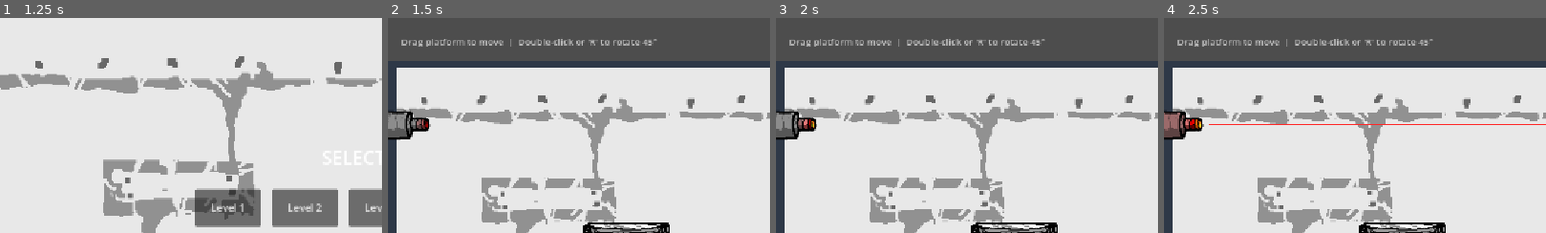
Above: before the commit, frames 1-4 (left to right).
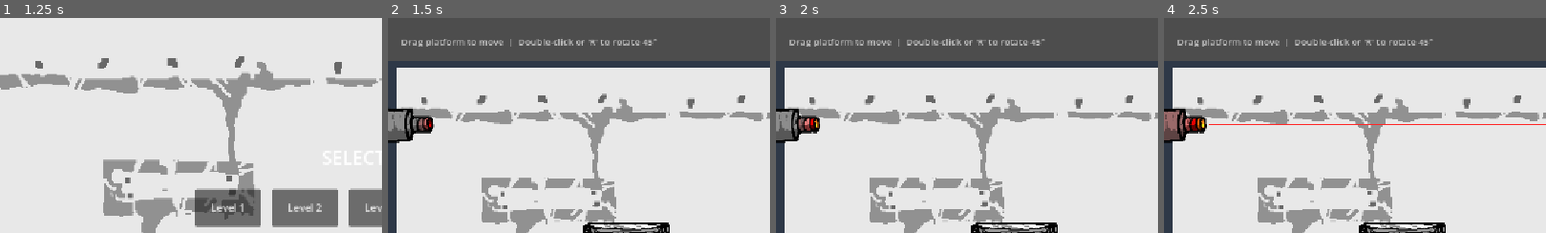
Above: after the commit, the same moments.

Repository: skbidisigma1/haven-game
Game: Godot game, scene res://scenes/main_menu.tscn
Same seed, same stepped clock (60 frames per second), same inputs: the game is played once before the commit and once after it.
Inputs:
- Up to frame 1 (1.25 s): click "Play" at 0.5 s
- Up to frame 2 (1.5 s): click "Level 1" at 1.25 s
- Up to frame 3 (2 s): no input
- Up to frame 4 (2.5 s): click "GO" at 2 s
The pictures show only the part of the screen within x 0-50%, y 0-50%; the shares and areas given below are measured in that part.

Frame 1 is identical in both runs. In frame 2, 0.9% of the frame differs, in the area x 0-13%, y 41-59%; in frame 3, 0.8%; in frame 4, 0.9%.

Commit message:
Fixed First 5 Levels
Next 5 should be dependant on new glass mechanic, its too easy so far

Diff:
--- a/scenes/laser_gun.tscn
+++ b/scenes/laser_gun.tscn
@@ -60,6 +60,7 @@
 default_color = Color(1, 0.15, 0.15, 1)
 
 [node name="AnimatedSprite2D" type="AnimatedSprite2D" parent="." unique_id=1670293218]
+position = Vector2(0, 5.9604645e-08)
+scale = Vector2(1.2, 1.2)
 sprite_frames = SubResource("SpriteFrames_qdek3")
-frame_progress = 0.23648441
 script = ExtResource("3_1nrhr")
--- a/scripts/game_state.gd
+++ b/scripts/game_state.gd
@@ -1,4 +1,4 @@
 extends Node
 
 var current_level_index: int = 0
-const TOTAL_LEVELS: int = 10
+const TOTAL_LEVELS: int = 11
--- a/scripts/main.gd
+++ b/scripts/main.gd
@@ -104,7 +104,7 @@
 		],
 		"humanoids": [
 			Vector2(920, 160),
-			Vector2(540, 520)
+			Vector2(320, 320)
 		],
 		"walls": [
 			{"pos": Vector2(540, 300), "size": Vector2(24, 240)},
@@ -119,8 +119,9 @@
 		"gun_rot": 0.0,
 		"platforms": [
 			{"pos": Vector2(240, 320), "rot": 0.0},
-			{"pos": Vector2(500, 320), "rot": 0.0},
-			{"pos": Vector2(760, 320), "rot": 0.0}
+			{"pos": Vector2(520, 320), "rot": 0.0},
+			{"pos": Vector2(800, 320), "rot": 0.0},
+			{"pos": Vector2(520, 500), "rot": 0.0}
 		],
 		"zombies": [
 			Vector2(262, 340),
@@ -128,8 +129,8 @@
 			Vector2(880, 260)
 		],
 		"humanoids": [
-			Vector2(580, 160),
-			Vector2(520, 220)
+			Vector2(520, 160),
+			Vector2(720, 160)
 		],
 		"walls": [
 			{"pos": Vector2(420, 300), "size": Vector2(24, 240)},
